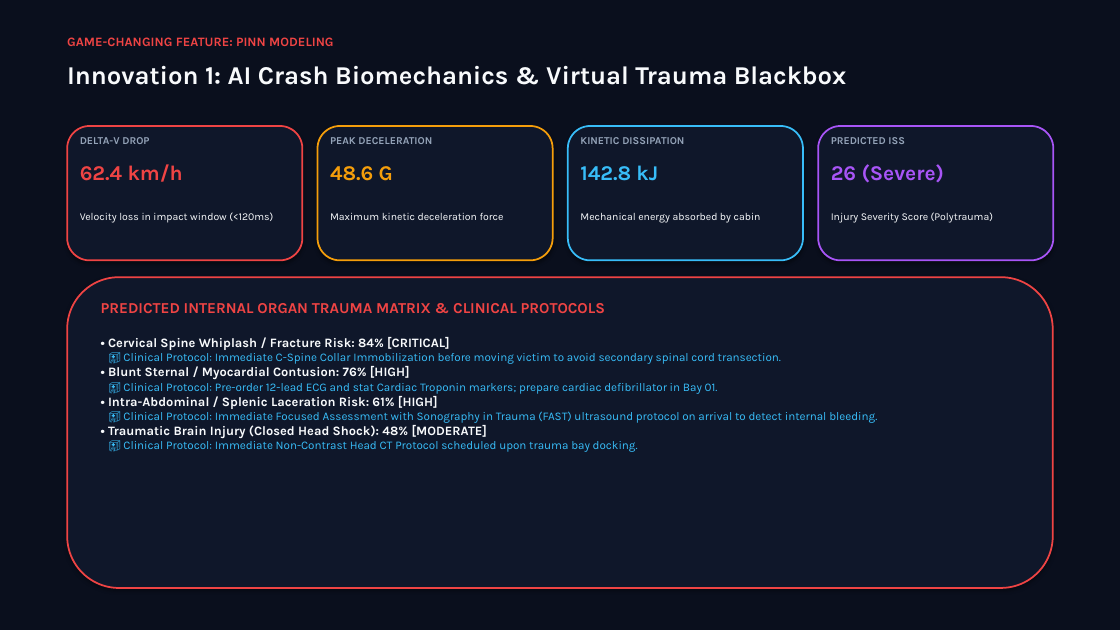
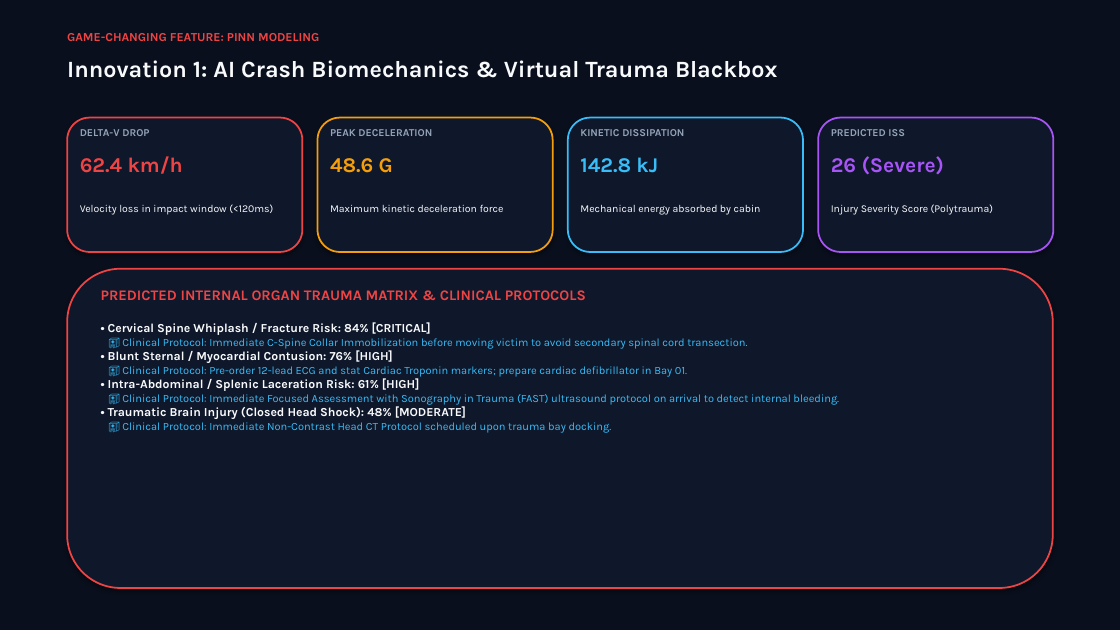
Before and after one commit to StevinJoseph22/Rakshak-AI, a slide deck: slide 13 of Vikist Blueprint/2. PITCH FILES/Rakshak_AI_Master_Presentation.pptx (slide 12 before the commit). Drawn at 1120x630 pixels with LibreOffice and Linux fonts; fonts in the diff are those of the drawing. Boxes give left, top, right and bottom in pixels: in the first picture for what was removed or moved away, otherwise in the second. Text is boxed around its words. In the diff, an @@ line names an element or a change of style, - is before the commit and + after.

```diff
--- a/Vikist Blueprint/2. PITCH FILES/Rakshak_AI_Master_Presentation.pptx
+++ b/Vikist Blueprint/2. PITCH FILES/Rakshak_AI_Master_Presentation.pptx
@@ text "GAME-CHANGING FEATURE: PINN MODELING" at bbox=[67, 33, 319, 41]: size 11 to 10.5 pt @@
@@ text "Innovation 1: AI Crash Biomechanics ..." at bbox=[67, 60, 778, 78]: size 22 to 20 pt @@
@@ 4 texts, 4 rounded rectangles: place and size @@
-4 texts, 4 rounded rectangles at bbox=[67, 126, 1054, 260]
+4 texts, 4 rounded rectangles at bbox=[67, 118, 1054, 252]
@@ rounded rectangle: place and size @@
-rounded rectangle at bbox=[67, 277, 1053, 588]
+rounded rectangle at bbox=[67, 269, 1053, 588]
@@ text "PREDICTED INTERNAL ORGAN TRAUMA MATRIX ...": place and size @@
-text "PREDICTED INTERNAL ORGAN TRAUMA MATRIX ..." at bbox=[101, 303, 877, 452]
+text "PREDICTED INTERNAL ORGAN TRAUMA MATRIX ..." at bbox=[101, 290, 839, 433]
@@ text "PREDICTED INTERNAL ORGAN TRAUMA MATRIX ..." at bbox=[101, 290, 839, 433]: size 13 to 12.5 pt in "PREDICTED INTERNAL ORGAN TRAUMA MATRIX & CLINICAL ..."; size 11 to 10.5 pt in "• Cervical Spine Whiplash / Fracture Risk: ...", "• Blunt Sternal / Myocardial Contusion: 76% ...", "• Intra-Abdominal / Splenic Laceration Risk: 61% ...", "• Traumatic Brain Injury (Closed Head Shock): ..."; size 10 to 9.5 pt in "🏥 Clinical Protocol: Immediate C-Spine Collar Immobilization ...", "🏥 Clinical Protocol: Pre-order 12-lead ECG and ...", "🏥 Clinical Protocol: Immediate Focused Assessment with ...", "🏥 Clinical Protocol: Immediate Non-Contrast Head CT ..." @@
```
Also in this commit, not shown: 15 other slides changed, 4 slides added, 2 slides removed, 8 other files.
